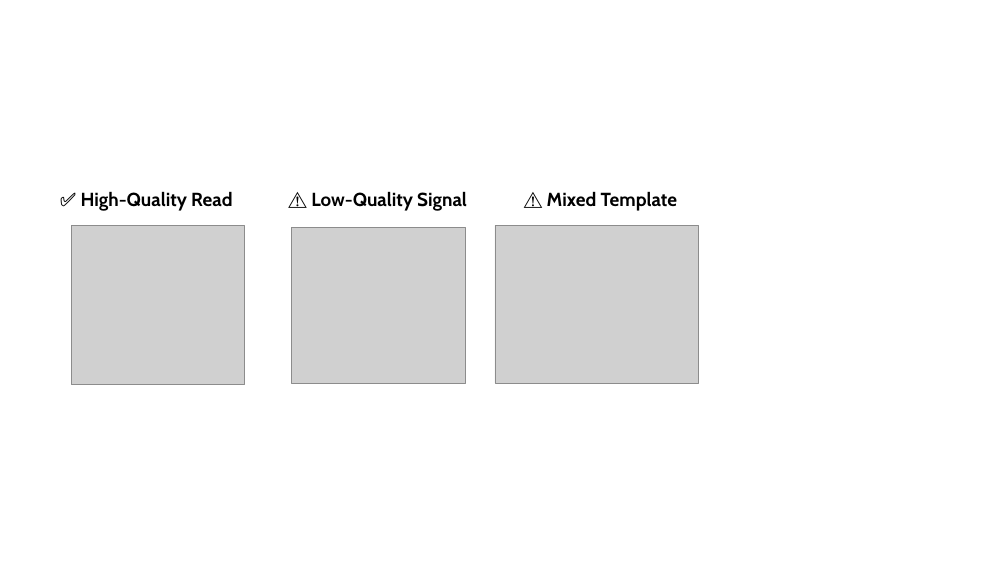
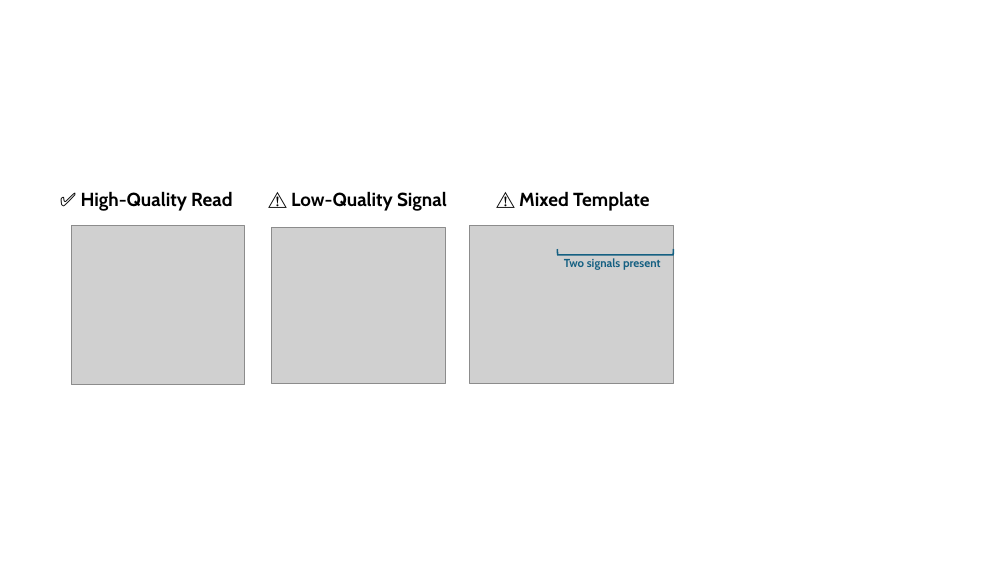
Before and after one commit to UCB-BioE-Anderson-Lab/cloning-tutorials, a slide deck: slide 2 of docs/images/sequencing figures.pptx. Drawn at 1008x567 pixels with LibreOffice and Linux fonts; fonts in the diff are those of the drawing; grey boxes stand for pictures. Boxes give left, top, right and bottom in pixels: in the first picture for what was removed or moved away, otherwise in the second. Text is boxed around its words. In the diff, an @@ line names an element or a change of style, - is before the commit and + after.

```diff
--- a/docs/images/sequencing figures.pptx
+++ b/docs/images/sequencing figures.pptx
@@ text "⚠️ Low-Quality Signal": place and size @@
-text "⚠️ Low-Quality Signal" at bbox=[311, 191, 467, 211]
+text "⚠️ Low-Quality Signal" at bbox=[291, 191, 447, 211]
@@ text "⚠️ Mixed Template": place and size @@
-text "⚠️ Mixed Template" at bbox=[547, 191, 677, 211]
+text "⚠️ Mixed Template" at bbox=[519, 191, 649, 211]
@@ picture: place and size @@
-picture at bbox=[292, 228, 466, 383]
+picture at bbox=[271, 228, 445, 383]
@@ picture: place and size @@
-picture at bbox=[495, 225, 699, 383]
+picture at bbox=[470, 225, 673, 383]
@@ left bracket added at bbox=[557, 249, 674, 255], outline #156082 1.5 pt @@
@@ text added at bbox=[564, 258, 661, 270], 11 pt, text #156082, bold @@
+Two signals present
```
Also in this commit, not shown: 5 other files.
